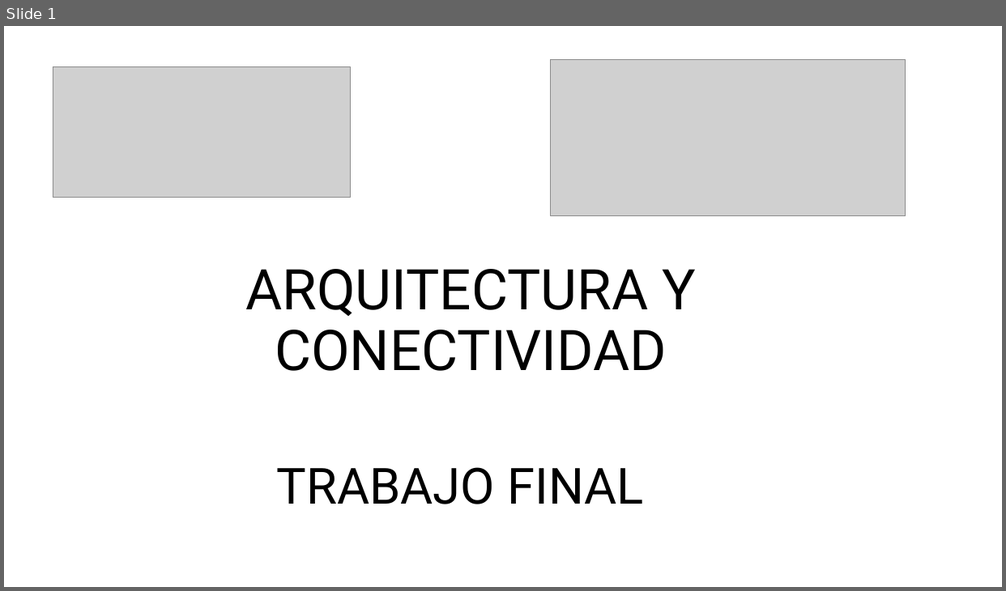
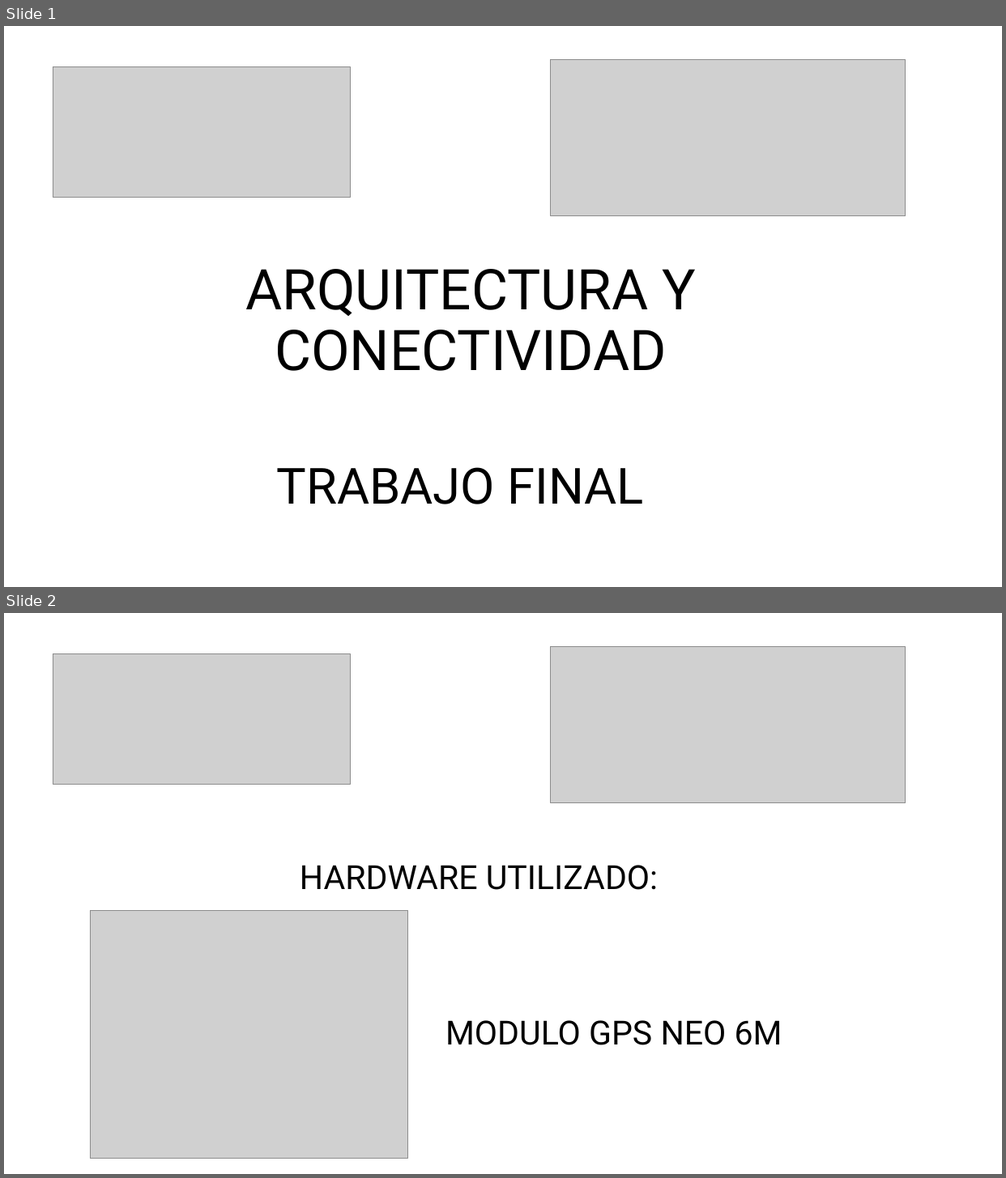
Before and after one commit to ISPC-TST-ARQUITECTURA-Y-CONECTIVIDAD/tareafinal-grupo-6, a slide deck: Presentación/Grupo4_PF.pptx. Shown one above the other, each under a label of ours: slide 1 before the commit, slides 1 and 2 after it. The pictures are 1006x591 and 1006x1178 pixels, drawn with LibreOffice and Linux fonts; fonts in the diff are those of the drawing; grey boxes stand for pictures. Boxes give left, top, right and bottom in pixels: in the first picture for what was removed or moved away, otherwise in the second. Text is boxed around its words. In the diff, an @@ line names an element or a change of style, - is before the commit and + after.

```diff
--- a/Presentación/Grupo4_PF.pptx
+++ b/Presentación/Grupo4_PF.pptx
@@ slide 2 added at (x1=4, y1=613, x2=1002, y2=1174), background #FFFFFF @@
@@ picture added at (x1=53, y1=653, x2=351, y2=785) @@
@@ picture added at (x1=551, y1=647, x2=906, y2=803) @@
@@ text added at (x1=300, y1=865, x2=658, y2=890), 32 pt, text #000000 @@
+HARDWARE UTILIZADO:
@@ picture added at (x1=90, y1=911, x2=407, y2=1159) @@
@@ title added at (x1=445, y1=1020, x2=782, y2=1046), 32 pt, text #000000 @@
+MODULO GPS NEO 6M
```
Also in this commit, not shown: 3 other slides added.
